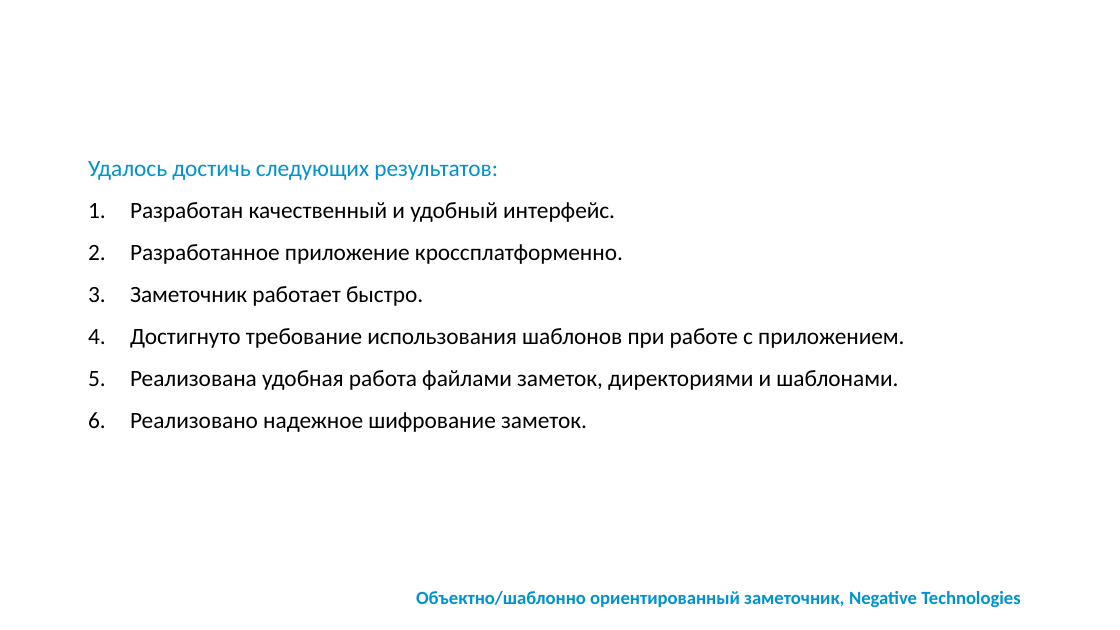
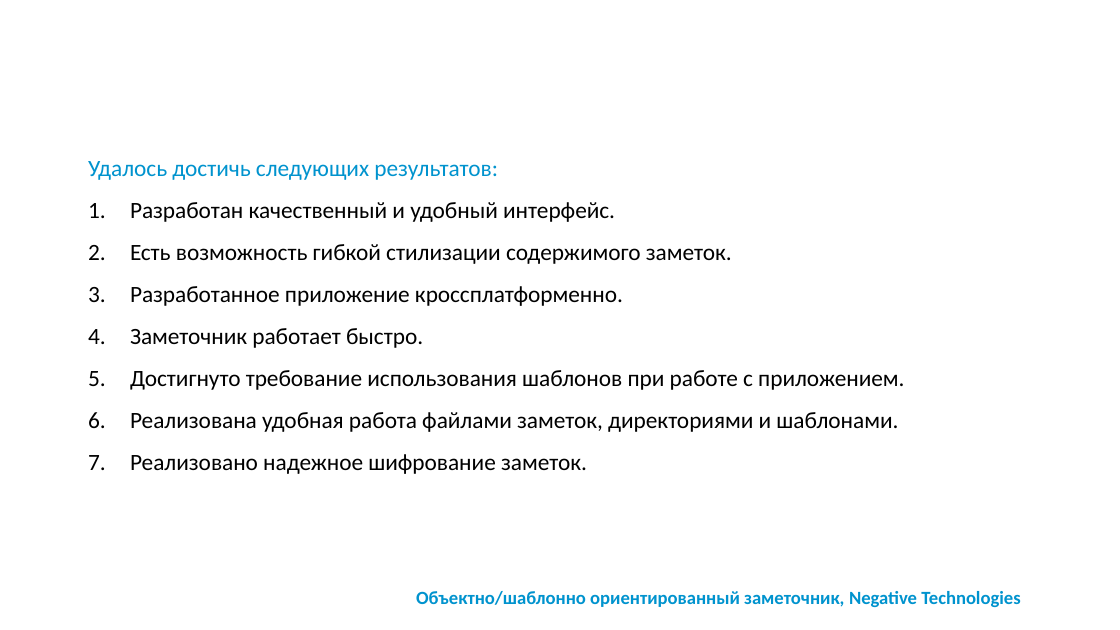
Before and after one commit to Tomashaytis/tonpad-report, a slide deck: slide 12 of Приложение Tonpad.pptx. Drawn at 1120x630 pixels with LibreOffice and Linux fonts; fonts in the diff are those of the drawing; background and template pictures are left out. Boxes give left, top, right and bottom in pixels: in the first picture for what was removed or moved away, otherwise in the second. Text is boxed around its words. In the diff, an @@ line names an element or a change of style, - is before the commit and + after.

```diff
--- a/Приложение Tonpad.pptx
+++ b/Приложение Tonpad.pptx
@@ text at (x1=130, y1=244, x2=732, y2=264): paragraph added @@
+2. Есть возможность гибкой стилизации содержимого заметок.
```
Also in this commit, not shown: 2 other slides changed, 1 other file.
